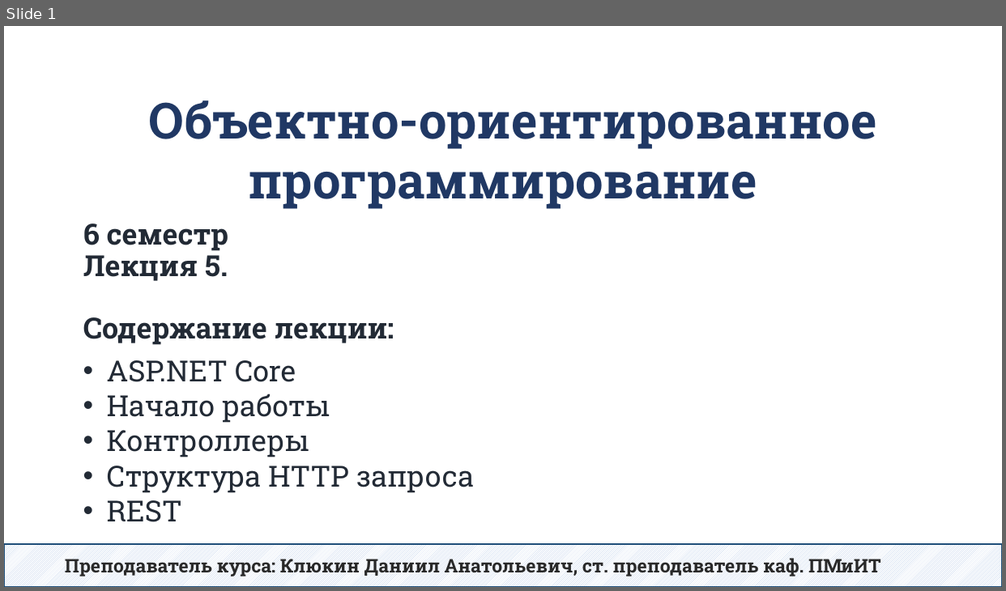
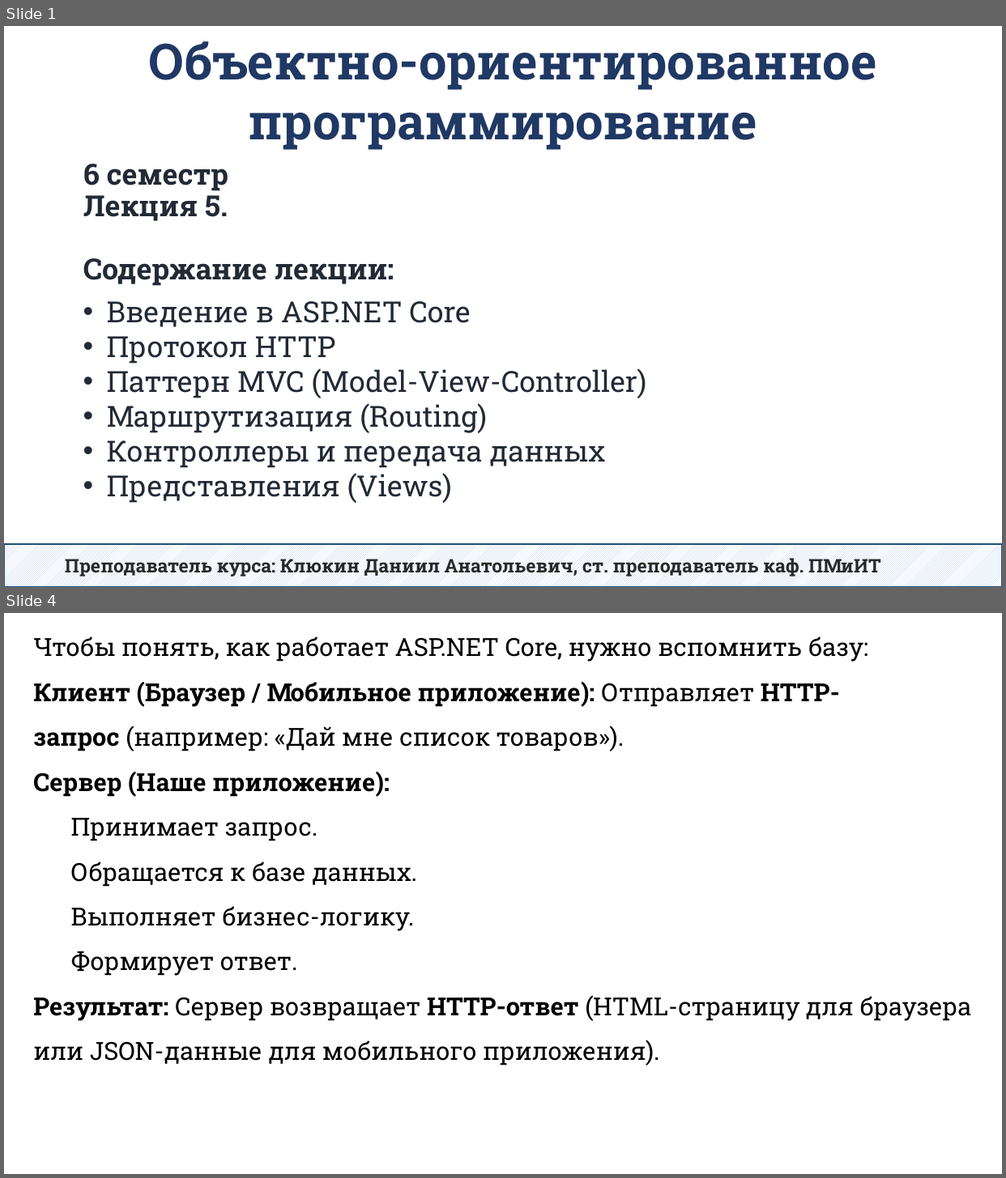
Before and after one commit to DaniilKlyukin/OOP-6, a slide deck: Лекции/ООП 2 лек 5.pptx. Shown one above the other, each under a label of ours: slide 1 before the commit, slides 1 and 4 after it; the slides between them are not shown. The pictures are 1006x591 and 1006x1178 pixels, drawn with LibreOffice and Linux fonts; fonts in the diff are those of the drawing. Boxes give left, top, right and bottom in pixels: in the first picture for what was removed or moved away, otherwise in the second. Text is boxed around its words. In the diff, an @@ line names an element or a change of style, - is before the commit and + after.

```diff
--- a/Лекции/ООП 2 лек 5.pptx
+++ b/Лекции/ООП 2 лек 5.pptx
@@ slide 4 added at (x1=4, y1=613, x2=1002, y2=1174), background #FFFFFF @@
@@ text added at (x1=33, y1=636, x2=971, y2=1066), 24 pt, text #000000 @@
+Чтобы понять, как работает ASP.NET Core, нужно вспомнить базу:
+Клиент (Браузер / Мобильное приложение): Отправляет HTTP-запрос (например: «Дай мне список товаров»).
+Сервер (Наше приложение):
+  Принимает запрос.
+  Обращается к базе данных.
+  Выполняет бизнес-логику.
+  Формирует ответ.
+Результат: Сервер возвращает HTTP-ответ (HTML-страницу для браузера или JSON-данные для мобильного приложения).
@@ slide 1 changed as well @@
@@ text "Объектно-ориентированное программирование" moved from (x1=149, y1=101, x2=877, y2=209) to (x1=149, y1=41, x2=877, y2=150) @@
@@ title "6 семестр Лекция 5. Содержание ..." moved from (x1=83, y1=224, x2=394, y2=345) to (x1=83, y1=164, x2=394, y2=286) @@
@@ text at (x1=107, y1=301, x2=647, y2=503): text changed @@
-• ASP.NET Core
-• Начало работы
-• Контроллеры
-• Структура HTTP запроса
-• REST
+• Введение в ASP.NET Core
+• Протокол HTTP
+• Паттерн MVC (Model-View-Controller)
+• Маршрутизация (Routing)
+• Контроллеры и передача данных
+• Представления (Views)
```
Also in this commit, not shown: 1 other slide changed, 33 other slides added, 50 slides removed.
